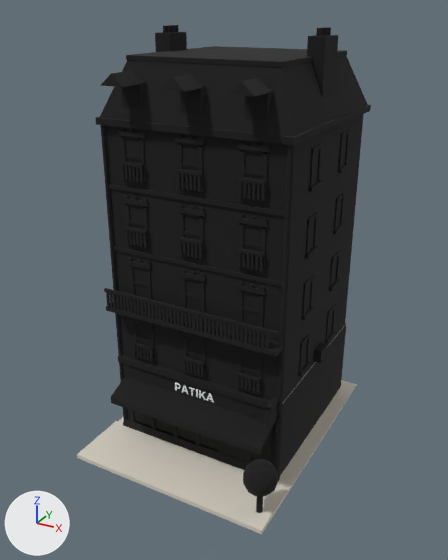
Renders of the FBX model Modeller/Binalar/Dukkan_genel_patika.fbx from each side of a commit.
Before and after are seen from a camera (50 mm lens) standing at (13.4, -25.1, 20.8) and looking at (0.0, -0.7, 8.7). Arrows for +X, +Y and +Z are at lower left; the lights stay in place. The first picture is the older version. Where no turn or scale is listed for an object, it has been applied to the vertices. Vertices at exactly the same position are counted once.

In view in the first picture: 'Dukkan_genel_patika'.
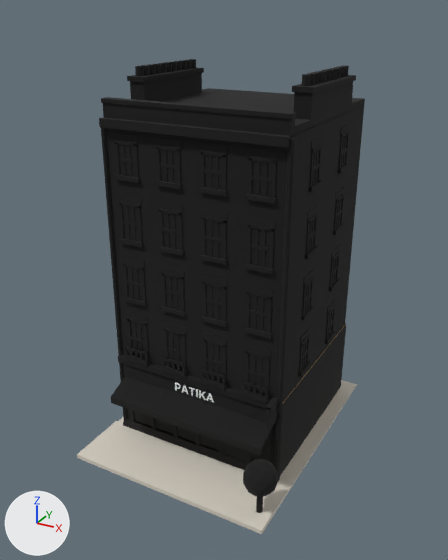
Boxes (x1, y1, x2, y2) around the edits, measured in the pictures (448 x 560 px):
'Dukkan_genel_patika', reshaped (7% shorter): before (77, 25, 371, 534); after (77, 59, 365, 534)
part 1 of me_dukkan_genel_patika, deleted: before (95, 25, 371, 395)
part 2 of me_dukkan_genel_patika, reshaped: before (106, 130, 350, 418); after (99, 59, 365, 418)

Diff of the bpy script that builds the scene:
```diff
--- a/Modeller/Binalar/Dukkan_genel_patika.fbx.py
+++ b/Modeller/Binalar/Dukkan_genel_patika.fbx.py
@@ mat_duzcati_7a7f86 @@
+mat_duzcati_7a7f86 = principled_material('DuzCati_7a7f86')
+mat_duzcati_7a7f86.base_color = (0.195, 0.212, 0.238)  # grey #7a7f86
+mat_duzcati_7a7f86.roughness = 0.85
@@ mat_sash_f7f5ef @@
+mat_sash_f7f5ef = principled_material('Sash_f7f5ef')
+mat_sash_f7f5ef.base_color = (0.93, 0.913, 0.863)  # white #f7f5ef
+mat_sash_f7f5ef.roughness = 0.85
@@ mat_duvar_b89a6c @@
+mat_duvar_b89a6c = principled_material('Duvar_b89a6c')
+mat_duvar_b89a6c.base_color = (0.479, 0.323, 0.15)  # brown #b89a6c
+mat_duvar_b89a6c.roughness = 0.85
@@ mat_lento_a8553c @@
+mat_lento_a8553c = principled_material('Lento_a8553c')
+mat_lento_a8553c.base_color = (0.392, 0.0908, 0.0452)  # brown #a8553c
+mat_lento_a8553c.roughness = 0.85
@@ mat_bacakap_b5643c @@
+mat_bacakap_b5643c = principled_material('BacaKap_b5643c')
+mat_bacakap_b5643c.base_color = (0.462, 0.127, 0.0452)  # orange #b5643c
+mat_bacakap_b5643c.roughness = 0.85
@@ mat_tas_ece6d8 @@
+mat_tas_ece6d8 = principled_material('Tas_ece6d8')
+mat_tas_ece6d8.base_color = (0.839, 0.791, 0.687)  # white #ece6d8
+mat_tas_ece6d8.roughness = 0.85
@@ me_dukkan_genel_patika @@
 # used by ob_dukkan_genel_patika; location = (0.0, 0.0, 0.0)
-me_dukkan_genel_patika.from_pydata(...)  # 6616 vertices, 4508 faces; spans x -5.3..5.3, y -6.6..6.6, z 0.0..20.1
+me_dukkan_genel_patika.from_pydata(...)  # 7380 vertices, 4964 faces; spans x -5.3..5.3, y -6.6..6.6, z 0.0..18.4
+# me_dukkan_genel_patika part 1: 447 loose pieces with 3540 vertices, spanning x -4.7..4.7, y -4.6..5.9, z 4.6..20.1, are deleted
+# me_dukkan_genel_patika part 2: 151 vertices moved within x -4.6..4.4, y -3.6..5.7, z 4.8..16.4; 887 vertices removed from x -4.6..4.4, y -3.8..5.8, z 4.8..18.8; 5191 vertices added at x -4.6..4.4, y -3.8..5.8, z 4.3..18.4
+# other edits to the shape of me_dukkan_genel_patika do not show in these pictures
 me_dukkan_genel_patika.materials.append(mat_tkaldirim_d8d1c4)
-me_dukkan_genel_patika.materials.append(mat_duvar_f1e4c8)  # beige #f1e4c8
-me_dukkan_genel_patika.materials.append(mat_taban_b8b0a3)  # grey #b8b0a3
 me_dukkan_genel_patika.materials.append(mat_suslu_f8f4ea)
@@ me_dukkan_genel_patika @@
 me_dukkan_genel_patika.materials.append(mat_cam3_a9c9de)
-me_dukkan_genel_patika.materials.append(mat_klima_c9ccd0)  # light grey #c9ccd0
-me_dukkan_genel_patika.materials.append(mat_saksi_b5553a)  # orange #b5553a
-me_dukkan_genel_patika.materials.append(mat_cicek_ffffff)  # white #ffffff
-me_dukkan_genel_patika.materials.append(mat_cati_c0573a)  # orange #c0573a
-me_dukkan_genel_patika.materials.append(mat_catikoyu_95432d)  # brown #95432d
-me_dukkan_genel_patika.materials.append(mat_baca_c9b9a3)  # beige #c9b9a3
 me_dukkan_genel_patika.materials.append(mat_oluk_8f949a)
@@ me_dukkan_genel_patika @@
 me_dukkan_genel_patika.materials.append(mat_cizgi_141414)
+me_dukkan_genel_patika.materials.append(mat_duvar_b89a6c)  # brown #b89a6c
+me_dukkan_genel_patika.materials.append(mat_tas_ece6d8)  # white #ece6d8
+me_dukkan_genel_patika.materials.append(mat_sash_f7f5ef)  # white #f7f5ef
+me_dukkan_genel_patika.materials.append(mat_lento_a8553c)  # brown #a8553c
+me_dukkan_genel_patika.materials.append(mat_duzcati_7a7f86)  # grey #7a7f86
+me_dukkan_genel_patika.materials.append(mat_bacakap_b5643c)  # orange #b5643c
```
